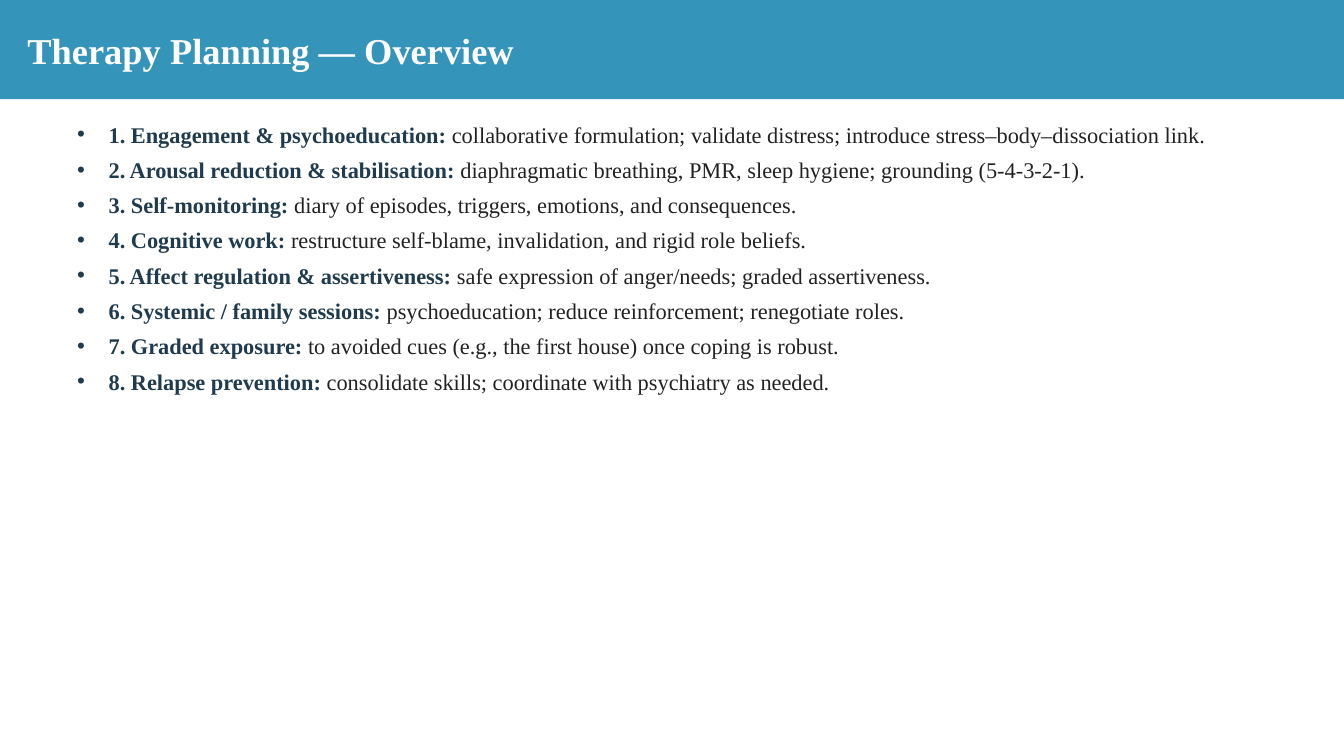
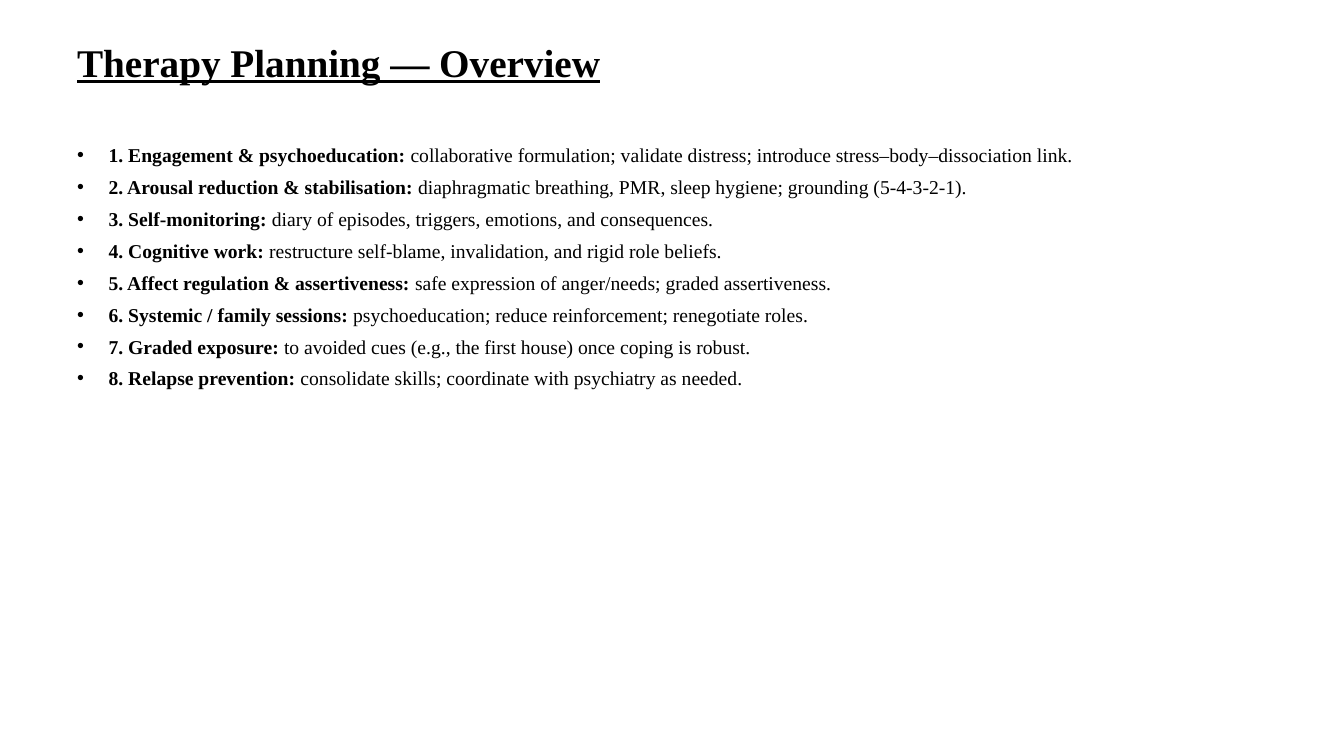
Before and after one commit to tejasdangodra786-byte/Dango-kiro, a slide deck: slide 27 of Mamta_Saini_Case_Conference.pptx. Drawn at 1344x756 pixels with LibreOffice and Linux fonts; fonts in the diff are those of the drawing. Boxes give left, top, right and bottom in pixels: in the first picture for what was removed or moved away, otherwise in the second. Text is boxed around its words. In the diff, an @@ line names an element or a change of style, - is before the commit and + after.

Commit message:
Reformat case-conference PPT: white bg, TNR headings 28pt bold underlined, sub-headings 20pt, content 14pt, all black

```diff
--- a/Mamta_Saini_Case_Conference.pptx
+++ b/Mamta_Saini_Case_Conference.pptx
@@ text "Therapy Planning — Overview": place and size @@
-text "Therapy Planning — Overview" at <box>0,0,1344,99</box>
+text "Therapy Planning — Overview" at <box>77,49,600,84</box>
@@ text "Therapy Planning — Overview" at <box>77,49,600,84</box>: size 26 to 28 pt, text colour #FFFFFF to #000000, underline on; vertical alignment middle to top; fill #3494BA to none @@
@@ text "1. Engagement & psychoeducation: collaborative ...": place and size @@
-text "1. Engagement & psychoeducation: collaborative ..." at <box>109,127,1205,395</box>
+text "1. Engagement & psychoeducation: collaborative ..." at <box>109,148,1072,390</box>
@@ text "1. Engagement & psychoeducation: collaborative ..." at <box>109,148,1072,390</box>: size 16 to 14 pt; text colour #1F3B4D to #000000 in "1. Engagement & psychoeducation:", "2. Arousal reduction & stabilisation:", "3. Self-monitoring:", "4. Cognitive work:" and 4 more places; text colour #222222 to #000000 in "collaborative formulation; validate distress; introduce stre ...", "diaphragmatic breathing, PMR, sleep hygiene; grounding (5-4- ...", "diary of episodes, triggers, emotions, and consequences.", "restructure self-blame, invalidation, and rigid role beliefs ..." and 4 more places @@
```
Also in this commit, not shown: 33 other slides changed.
